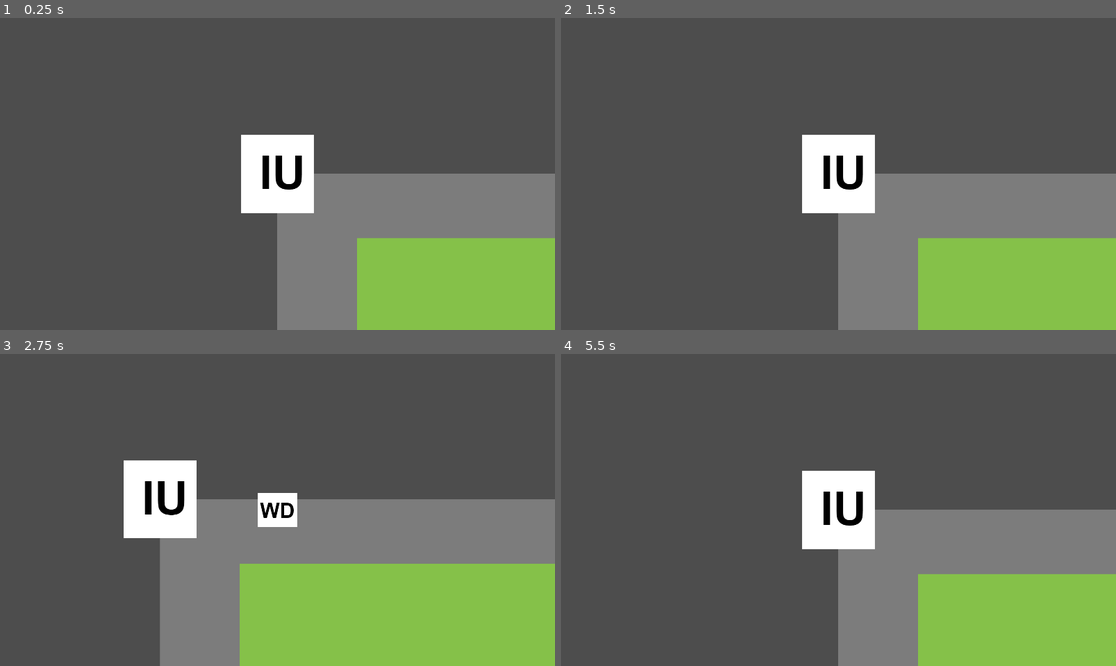
Above: before the commit, frames 1-4 (two rows, left to right).
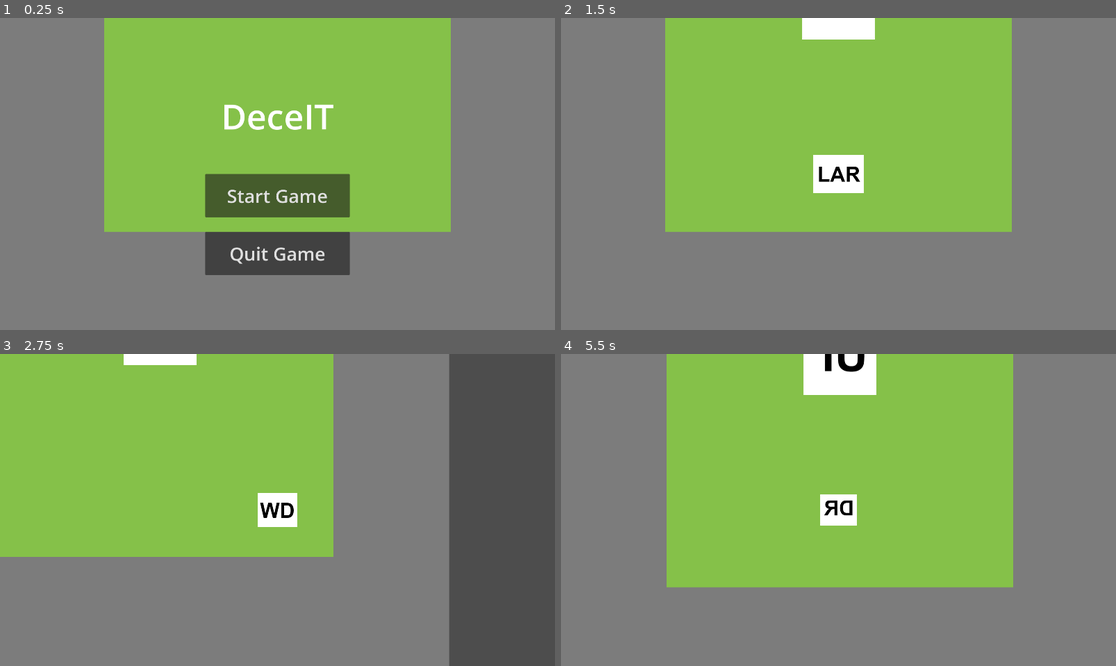
Above: after the commit, the same moments.

Repository: DaMangledMan/FirstBossFight
Game: Godot game, scene res://main/main.tscn
The game is run twice, just before and just after one commit, with the same random seed, the same clock (stepped at 60 frames per second) and the same inputs. The project has no main scene, so this scene is started directly.
Inputs (mouse positions are in pixels of both pictures, inside the frame that each line leads up to):
- Up to frame 1 (0.25 s): no input
- Up to frame 2 (1.5 s): click (838, 195) at 0.5 s, where only the run after the commit has a clickable "Start Game"; tap Enter at 1.25 s; move the mouse to (960, 158) at 1.27 s; hold D (move_right) from 1.28 s (still down); hold Space (move_dodge) from 1.28 s (still down)
- Up to frame 3 (2.75 s): tap R (move_heal) at 1.55, 2.1 s; move the mouse to (166, 525) at 2.02 s; release D (move_right) at 2.03 s; release Space (move_dodge) at 2.03 s; hold S (move_down) from 2.03 s (still down); right-click (166, 525) at 2.3 s
- Up to frame 4 (5.5 s): move the mouse to (894, 441) at 2.77 s; release S (move_down) at 2.78 s; hold D (move_right) 2.78-3.53 s; hold Right mouse button (move_heavyAttack) 2.78-3.53 s; click (894, 441) at 3.05 s; move the mouse to (810, 572) at 3.52 s; hold W (move_up) 3.53-4.28 s; click (810, 572) at 3.6 s; tap I (boss_second_phase, bound only after the commit) at 3.8 s; move the mouse to (1005, 556) at 4.27 s; hold I (boss_second_phase, bound only after the commit) 4.28-5.03 s; hold A (move_left) from 4.28 s (still down); tap Space (move_dodge) at 4.55, 5.1 s; tap P (kill_boss, bound only after the commit) at 4.9 s; move the mouse to (672, 463) at 5.02 s; tap R (move_heal) at 5.3 s

The runs differ from the first frame. In frame 1, 91% of the frame differs, in the area x 0-100%, y 0-100%; in frame 2, 91%; in frame 3, 81%; in frame 4, 91%.

Commit message:
more stuff done

Diff:
--- /dev/null
+++ b/HUDs/gameoverHUD/game_over_hud.gd
@@ -0,0 +1,42 @@
+extends CanvasLayer
+
+signal start_game
+signal quit_game
+
+
+# Called when the node enters the scene tree for the first time.
+func _ready():
+	pass # Replace with function body.
+
+# Called every frame. 'delta' is the elapsed time since the previous frame.
+func _process(delta):
+	pass
+
+
+
+
+func player_death_game_over_message():
+	# shows the palyer death scene
+	show_menu()
+
+func boss_death_game_over_message():
+	# shows the boss death scene
+	show_menu()
+
+
+func show_menu():
+	$StartButton.show()
+	$QuitButton.show()
+	$GameNameLabel.show()
+
+func _on_start_button_pressed():
+	$StartButton.hide()
+	$QuitButton.hide()
+	$GameNameLabel.hide()
+	start_game.emit()
+
+func _on_quit_button_pressed():
+	$StartButton.hide()
+	$QuitButton.hide()
+	$GameNameLabel.hide()
+	quit_game.emit()
--- /dev/null
+++ b/HUDs/gameoverHUD/game_over_hud.tscn
@@ -0,0 +1,51 @@
+[gd_scene load_steps=2 format=3 uid="uid://qlfw6h6hgxxi"]
+
+[ext_resource type="Script" path="res://HUDs/gameoverHUD/game_over_hud.gd" id="1_odsmy"]
+
+[node name="GameOverHUD" type="CanvasLayer"]
+script = ExtResource("1_odsmy")
+
+[node name="StartButton" type="Button" parent="."]
+anchors_preset = 8
+anchor_left = 0.5
+anchor_top = 0.5
+anchor_right = 0.5
+anchor_bottom = 0.5
+offset_left = -250.0
+offset_right = 250.0
+offset_bottom = 150.0
+grow_horizontal = 2
+grow_vertical = 2
+size_flags_horizontal = 4
+theme_override_font_sizes/font_size = 64
+text = "Start Game"
+
+[node name="QuitButton" type="Button" parent="."]
+anchors_preset = 7
+anchor_left = 0.5
+anchor_top = 1.0
+anchor_right = 0.5
+anchor_bottom = 1.0
+offset_left = -250.0
+offset_top = -340.0
+offset_right = 250.0
+offset_bottom = -190.0
+grow_horizontal = 2
+grow_vertical = 0
+size_flags_horizontal = 4
+size_flags_vertical = 4
+theme_override_font_sizes/font_size = 64
+text = "Quit Game"
+
+[node name="GameNameLabel" type="Label" parent="."]
+offset_left = 660.0
+offset_top = 240.0
+offset_right = 1260.0
+offset_bottom = 440.0
+theme_override_font_sizes/font_size = 120
+text = "DeceIT"
+horizontal_alignment = 1
+vertical_alignment = 1
+
+[connection signal="pressed" from="StartButton" to="." method="_on_start_button_pressed"]
+[connection signal="pressed" from="QuitButton" to="." method="_on_quit_button_pressed"]
--- a/boss/boss.gd
+++ b/boss/boss.gd
@@ -1,5 +1,10 @@
 extends Area2D
 
+signal dead
+
+
+
+@export var health = 0
 
 # Called when the node enters the scene tree for the first time.
 func _ready():
@@ -8,4 +13,23 @@
 
 # Called every frame. 'delta' is the elapsed time since the previous frame.
 func _process(delta):
-	pass
+
+	if health == 0:
+		dead.emit()
+
+
+func start(pos):
+	position = pos
+	health = 2000
+
+func edit_health(new_health):
+	health = new_health
+
+func add_to_health(add):
+	health += add
+
+func boss_living():
+	if health != 0:
+		return true
+	else:
+		return false
--- a/main/main.gd
+++ b/main/main.gd
@@ -1,11 +1,41 @@
 extends Node
+
+var time
+
 
 
 # Called when the node enters the scene tree for the first time.
 func _ready():
-	pass # Replace with function body.
+	$Player.hide()
+	$Boss.hide()
+	$Player.start($PlayerStartPosition.position)
+	$Boss.start($BossStartPosition.position)
+	$GameOverHUD.show_menu()
 
 
 # Called every frame. 'delta' is the elapsed time since the previous frame.
 func _process(delta):
-	pass
+
+	if Input.is_action_pressed("boss_second_phase"):
+		$Boss.edit_health(1000)
+	elif Input.is_action_pressed("kill_boss"):
+		$Boss.edit_health(0)
+	elif Input.is_action_pressed("kill_player"):
+		$Player.edit_health(0)
+
+
+func game_over():
+	$TimeTimer.stop()
+
+	if $Player.player_living():
+		$GameOverHUD.boss_death_game_over_message()
+	else:
+		$GameOverHUD.player_death_game_over_message()
+
+
+func new_game():
+	time = 0
+	$Player.show()
+	$Boss.show()
+	$Player.start($PlayerStartPosition.position)
+	$Boss.start($BossStartPosition.position)
--- a/main/main.tscn
+++ b/main/main.tscn
@@ -1,24 +1,41 @@
-[gd_scene load_steps=4 format=3 uid="uid://bqo31ihttgfq8"]
+[gd_scene load_steps=5 format=3 uid="uid://bqo31ihttgfq8"]
 
 [ext_resource type="Script" path="res://main/main.gd" id="1_8atx2"]
 [ext_resource type="PackedScene" uid="uid://bin4fru3rkp8g" path="res://player/player.tscn" id="1_dx1e2"]
 [ext_resource type="PackedScene" uid="uid://c5p5phr33k8ps" path="res://boss/boss.tscn" id="3_t5dpy"]
+[ext_resource type="PackedScene" uid="uid://qlfw6h6hgxxi" path="res://HUDs/gameoverHUD/game_over_hud.tscn" id="4_rbs7p"]
 
 [node name="main" type="Node"]
 script = ExtResource("1_8atx2")
 
+[node name="TimeTimer" type="Timer" parent="."]
+
+[node name="Timer2" type="Timer" parent="."]
+
 [node name="ColorRect" type="ColorRect" parent="."]
-offset_right = 1920.0
-offset_bottom = 1080.0
+offset_right = 2000.0
+offset_bottom = 2000.0
 color = Color(0.486275, 0.486275, 0.486275, 1)
 
 [node name="ColorRect2" type="ColorRect" parent="."]
-offset_left = 276.0
-offset_top = 222.0
-offset_right = 1654.0
-offset_bottom = 843.0
+offset_left = 400.0
+offset_top = 400.0
+offset_right = 1600.0
+offset_bottom = 1600.0
 color = Color(0.521569, 0.756863, 0.286275, 1)
 
-[node name="player" parent="." instance=ExtResource("1_dx1e2")]
+[node name="Player" parent="." instance=ExtResource("1_dx1e2")]
 
 [node name="Boss" parent="." instance=ExtResource("3_t5dpy")]
+
+[node name="PlayerStartPosition" type="Marker2D" parent="."]
+position = Vector2(1000, 1400)
+
+[node name="BossStartPosition" type="Marker2D" parent="."]
+position = Vector2(1000, 800)
+
+[node name="GameOverHUD" parent="." instance=ExtResource("4_rbs7p")]
+
+[connection signal="dead" from="Player" to="." method="game_over"]
+[connection signal="dead" from="Boss" to="." method="game_over"]
+[connection signal="start_game" from="GameOverHUD" to="." method="new_game"]
--- a/player/player.gd
+++ b/player/player.gd
@@ -1,4 +1,8 @@
 extends Area2D
+
+signal dead
+
+@export var health = 0
 
 @export var _speed = 200
 @export var dodging = false
@@ -9,6 +13,7 @@
 var screen_size
 var velocity
 
+var max = Vector2.ZERO
 
 
 
@@ -17,13 +22,17 @@
 	screen_size = get_viewport_rect().size
 	$AnimatedSprite2D.animation = "idle"
 	$AnimatedSprite2D.play()
-	velocity = Vector2.ZERO
-
+	print(screen_size)
+	max.x += 2000
+	max.y += 2000
 
 
 
 # Called every frame. 'delta' is the elapsed time since the previous frame.
 func _process(delta):
+
+	if health == 0:
+		dead.emit()
 
 	# determines the action of the player when inside an uninterruptable action
 	if !dodging and !attacking and !healing:
@@ -239,11 +248,21 @@
 	# controls the movement on a perframe basis
 	position += velocity * delta
 	# prevents player from leaving the screen
-	position = position.clamp(Vector2.ZERO, screen_size)
-
-
-
-
+	position = position.clamp(Vector2.ZERO, max)
+
+
+func start(pos):
+	position = pos
+	health = 1000
+
+func edit_health(new_health):
+	health = new_health
+
+func player_living():
+	if health != 0:
+		return true
+	else:
+		return false
 
 
 func _on_dodge_timer_timeout():
--- a/player/player.tscn
+++ b/player/player.tscn
@@ -152,7 +152,7 @@
 [sub_resource type="RectangleShape2D" id="RectangleShape2D_oa7kn"]
 size = Vector2(34, 49)
 
-[node name="player" type="Area2D"]
+[node name="Player" type="Area2D"]
 script = ExtResource("1_pnp2k")
 metadata/_edit_group_ = true
 
--- a/project.godot
+++ b/project.godot
@@ -61,3 +61,18 @@
 "events": [Object(InputEventKey,"resource_local_to_scene":false,"resource_name":"","device":-1,"window_id":0,"alt_pressed":false,"shift_pressed":false,"ctrl_pressed":false,"meta_pressed":false,"pressed":false,"keycode":0,"physical_keycode":82,"key_label":0,"unicode":114,"echo":false,"script":null)
 ]
 }
+boss_second_phase={
+"deadzone": 0.5,
+"events": [Object(InputEventKey,"resource_local_to_scene":false,"resource_name":"","device":-1,"window_id":0,"alt_pressed":false,"shift_pressed":false,"ctrl_pressed":false,"meta_pressed":false,"pressed":false,"keycode":0,"physical_keycode":73,"key_label":0,"unicode":105,"echo":false,"script":null)
+]
+}
+kill_player={
+"deadzone": 0.5,
+"events": [Object(InputEventKey,"resource_local_to_scene":false,"resource_name":"","device":-1,"window_id":0,"alt_pressed":false,"shift_pressed":false,"ctrl_pressed":false,"meta_pressed":false,"pressed":false,"keycode":0,"physical_keycode":79,"key_label":0,"unicode":111,"echo":false,"script":null)
+]
+}
+kill_boss={
+"deadzone": 0.5,
+"events": [Object(InputEventKey,"resource_local_to_scene":false,"resource_name":"","device":-1,"window_id":0,"alt_pressed":false,"shift_pressed":false,"ctrl_pressed":false,"meta_pressed":false,"pressed":false,"keycode":0,"physical_keycode":80,"key_label":0,"unicode":112,"echo":false,"script":null)
+]
+}
Binary file added: boss/DIED-YOU-HAVE.png
Not shown, added: boss/DIED-YOU-HAVE.png.import
Binary file added: main/animation-sound-files/animations/DeathScreen/died-you-have.png
Not shown, added: main/animation-sound-files/animations/DeathScreen/died-you-have.png.import
Binary file added: main/animation-sound-files/animations/DeathScreen/enemy-vanquished.png
Not shown, added: main/animation-sound-files/animations/DeathScreen/enemy-vanquished.png.import
